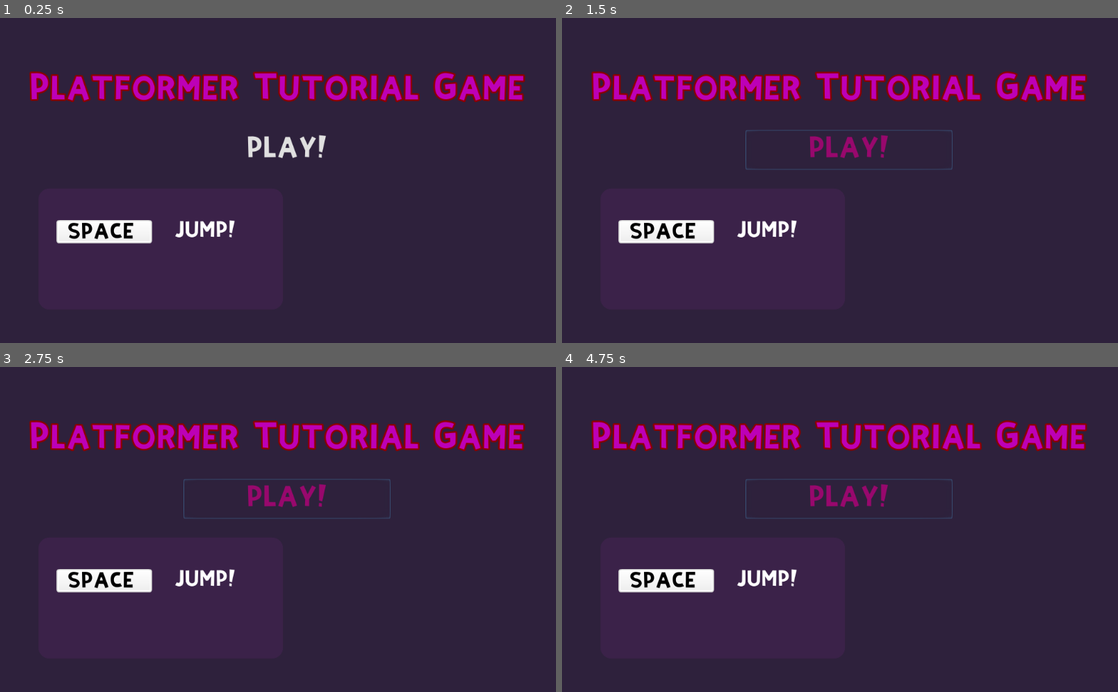
Above: before the commit, frames 1-4 (two rows, left to right).
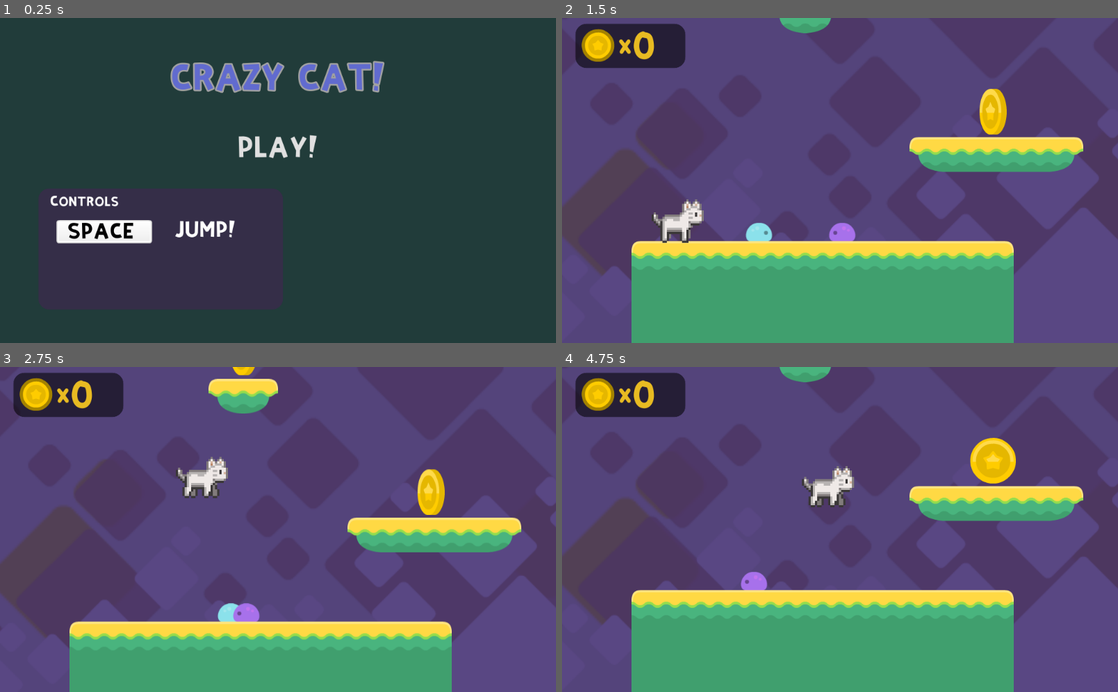
Above: after the commit, the same moments.

Repository: noantiq/CrazyCat
Game: Godot game, scene res://menus/TitleMenu/TitleMenu.tscn
Same seed, same stepped clock (60 frames per second), same inputs: the game is played once before the commit and once after it. Before the commit the project has no main scene; this scene is started directly in both runs. The engine's default icon, where the game draws it, is replaced by a stand-in: a white triangle on a blue panel in a dark square.
Inputs (mouse positions are in pixels of both pictures, inside the frame that each line leads up to):
- Up to frame 1 (0.25 s): no input
- Up to frame 2 (1.5 s): click "PLAY!" at 0.5 s; click (851, 151) at 1.25 s, where only the run before the commit has a clickable "PLAY!"
- Up to frame 3 (2.75 s): tap Enter at 2 s; hold D (right) from 2.03 s (still down); hold Ctrl (run) from 2.03 s (still down); tap Space (jump) at 2.27 s
- Up to frame 4 (4.75 s): release Ctrl (run) at 2.78 s; tap Ctrl (run) at 2.85, 4.35 s; tap Space (jump) at 3.02, 4.52 s; release D (right) at 3.53 s; hold A (left) 3.53-4.28 s; hold Ctrl (run) 3.53-4.28 s; hold D (right) from 4.28 s (still down)

The runs differ from the first frame. In frame 1, 84% of the frame differs, in the area x 0-100%, y 0-100%; in frame 2, 96%; in frame 3, 96%; in frame 4, 96%.

Commit message:
adapt TitleMenu

Diff:
--- a/menus/TitleMenu/PlayButton.gd
+++ b/menus/TitleMenu/PlayButton.gd
@@ -1,4 +1,4 @@
 extends Button
 
 func _pressed():
-	get_tree().change_scene("res://Level1.tscn")
+	get_tree().change_scene("res://world/Level1.tscn")
--- a/menus/TitleMenu/TitleMenu.tscn
+++ b/menus/TitleMenu/TitleMenu.tscn
@@ -8,7 +8,7 @@
 [sub_resource type="DynamicFont" id=1]
 size = 50
 outline_size = 3
-outline_color = Color( 0.54902, 0, 0, 1 )
+outline_color = Color( 0.635294, 0.635294, 0.635294, 1 )
 font_data = ExtResource( 2 )
 
 [sub_resource type="StyleBoxFlat" id=2]
@@ -26,6 +26,10 @@
 size = 30
 font_data = ExtResource( 2 )
 
+[sub_resource type="DynamicFont" id=6]
+size = 20
+font_data = ExtResource( 2 )
+
 [sub_resource type="DynamicFont" id=5]
 size = 40
 font_data = ExtResource( 2 )
@@ -37,16 +41,17 @@
 [node name="ColorRect" type="ColorRect" parent="."]
 margin_right = 1024.0
 margin_bottom = 600.0
-color = Color( 0.180392, 0.129412, 0.235294, 1 )
+color = Color( 0.129412, 0.235294, 0.227451, 1 )
 
 [node name="Label" type="Label" parent="."]
-margin_left = 54.0
-margin_top = 108.0
-margin_right = 967.0
-margin_bottom = 193.0
-custom_colors/font_color = Color( 0.741176, 0, 0.713726, 1 )
+margin_top = 91.0
+margin_right = 1024.0
+margin_bottom = 176.0
+custom_colors/font_color = Color( 0.380392, 0.419608, 0.811765, 1 )
 custom_fonts/font = SubResource( 1 )
-text = "Platformer Tutorial Game"
+text = "Crazy Cat!"
+align = 1
+uppercase = true
 
 [node name="LeftPanel" type="Panel" parent="."]
 margin_left = 71.0
@@ -82,10 +87,17 @@
 text = "= JUMP!"
 uppercase = true
 
+[node name="Label" type="Label" parent="LeftPanel"]
+margin_left = 21.0
+margin_top = 15.0
+margin_right = 145.0
+margin_bottom = 42.0
+custom_fonts/font = SubResource( 6 )
+text = "Controls"
+
 [node name="PlayButton" type="Button" parent="."]
-margin_left = 338.0
 margin_top = 207.0
-margin_right = 719.0
+margin_right = 1024.0
 margin_bottom = 280.0
 custom_colors/font_color_hover = Color( 0.596078, 0.0313726, 0.427451, 1 )
 custom_colors/font_color_pressed = Color( 1, 0, 0, 1 )
--- a/project.godot
+++ b/project.godot
@@ -11,7 +11,7 @@
 [application]
 
 config/name="Crazy Cat"
-run/main_scene="res://TitleMenu.tscn"
+run/main_scene="res://menus/TitleMenu/TitleMenu.tscn"
 config/icon="res://icon.png"
 
 [input]
Not shown, added: assets/wood-furniture/blonde-wood.png.import
Not shown, added: assets/wood-furniture/dark-wood.png.import
Not shown: 1 places in menus/TitleMenu/TitleMenu.tscn that only renumber resources
